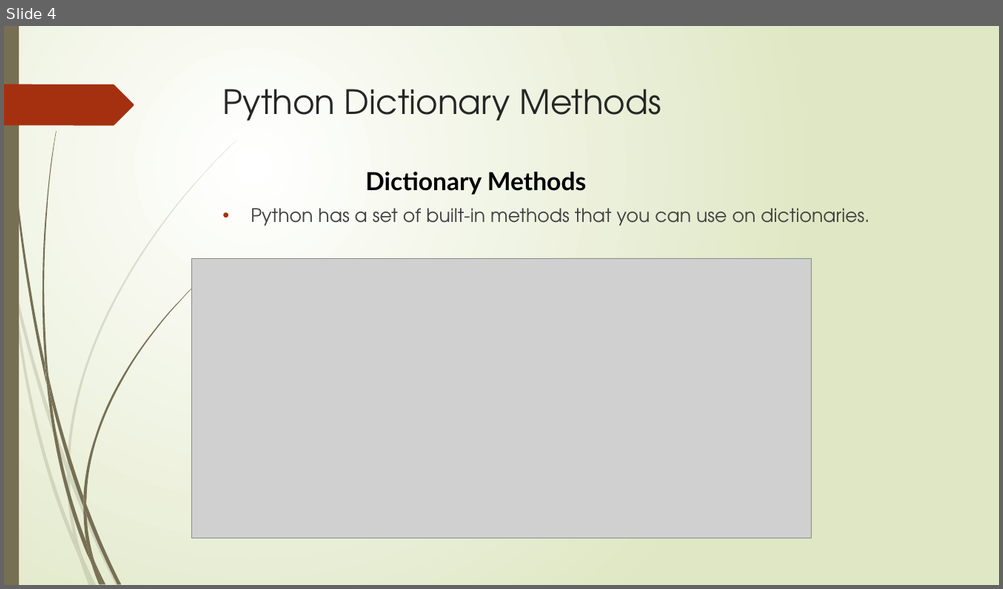
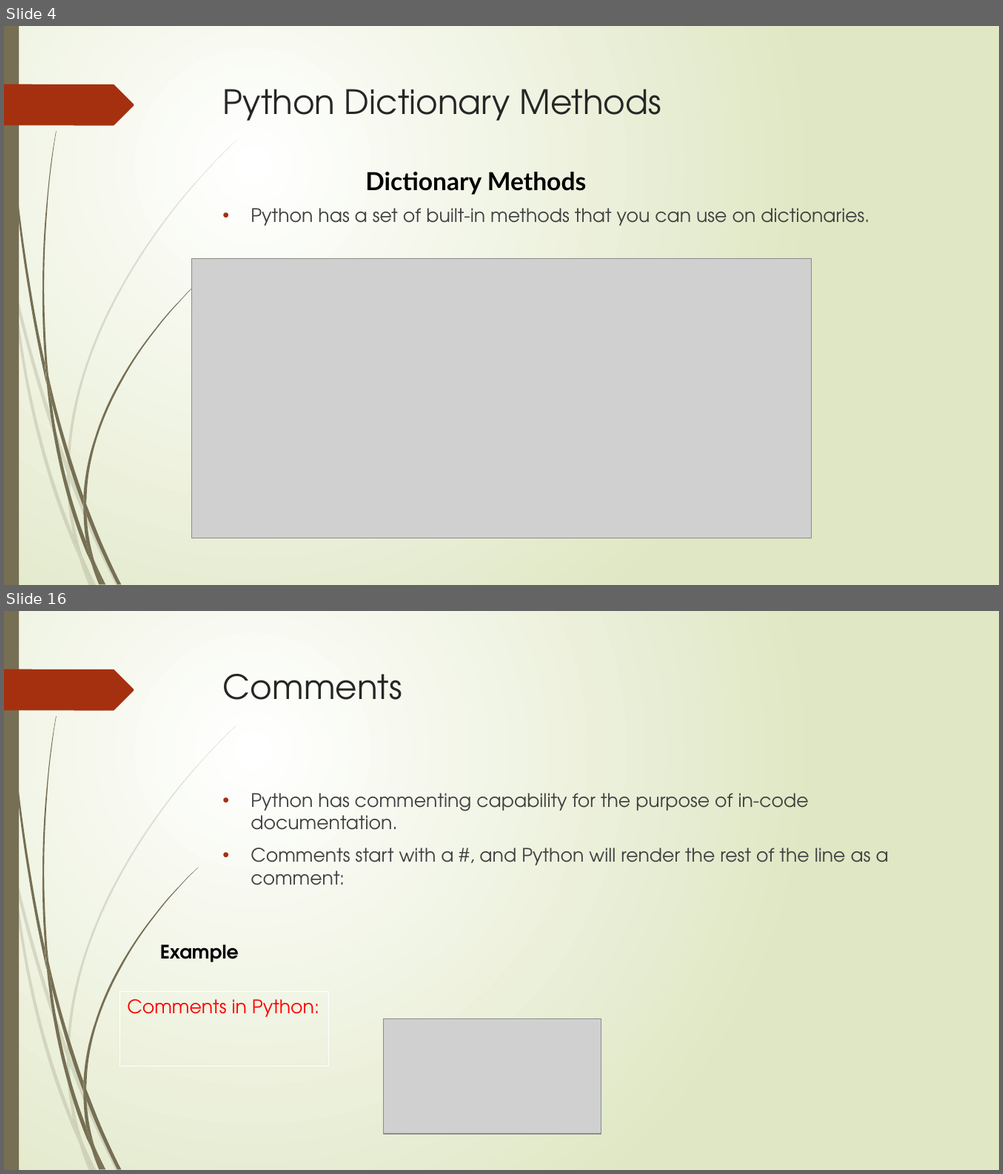
Before and after one commit to reesenacario/cs2022, a slide deck: 4110E240MyjournalinPython.pptx. Shown one above the other, each under a label of ours: slide 4 before the commit, slides 4 and 16 after it; the slides between them are not shown. The pictures are 1003x589 and 1003x1174 pixels, drawn with LibreOffice and Linux fonts; fonts in the diff are those of the drawing; grey boxes stand for pictures. Boxes give left, top, right and bottom in pixels: in the first picture for what was removed or moved away, otherwise in the second. Text is boxed around its words. In the diff, an @@ line names an element or a change of style, - is before the commit and + after.

```diff
--- a/4110E240MyjournalinPython.pptx
+++ b/4110E240MyjournalinPython.pptx
@@ slide 16 added at [4, 611, 999, 1170], background gradient #FFFFFF to #DFE8C4; not listed: 24 template elements that a slide beside it also shows @@
@@ title added at [223, 674, 402, 700], 32.4 pt, text #262626 @@
+Comments
@@ text added at [250, 793, 888, 886], 18 pt, text #404040 @@
+• Python has commenting capability for the purpose of in-code documentation.
+• Comments start with a #, and Python will render the rest of the line as a comment:
@@ text added at [160, 945, 239, 963], 18 pt, text #000000, bold @@
+Example
@@ rectangle added at [119, 991, 329, 1067], outline #FFFFFF 0.75 pt, 18 pt, text #FF0000 @@
+Comments in Python:
@@ picture added at [383, 1020, 601, 1135] @@
```
Also in this commit, not shown: 8 slides changed, 88 other slides added, 1 slide removed.
